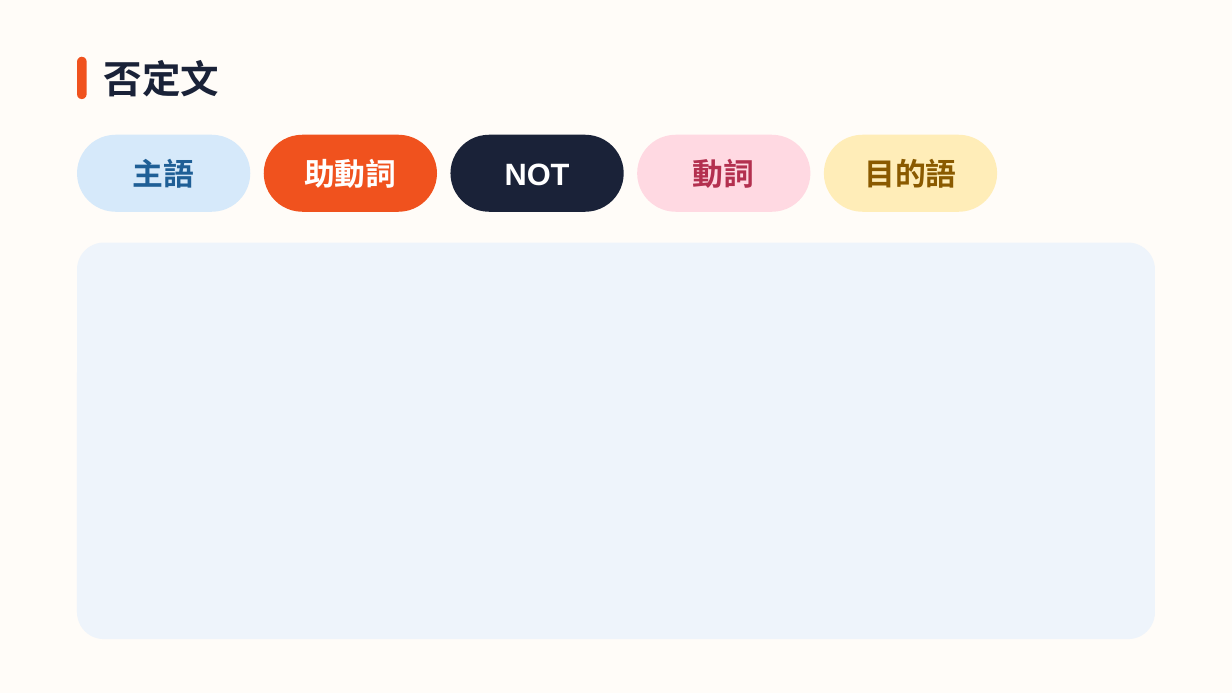
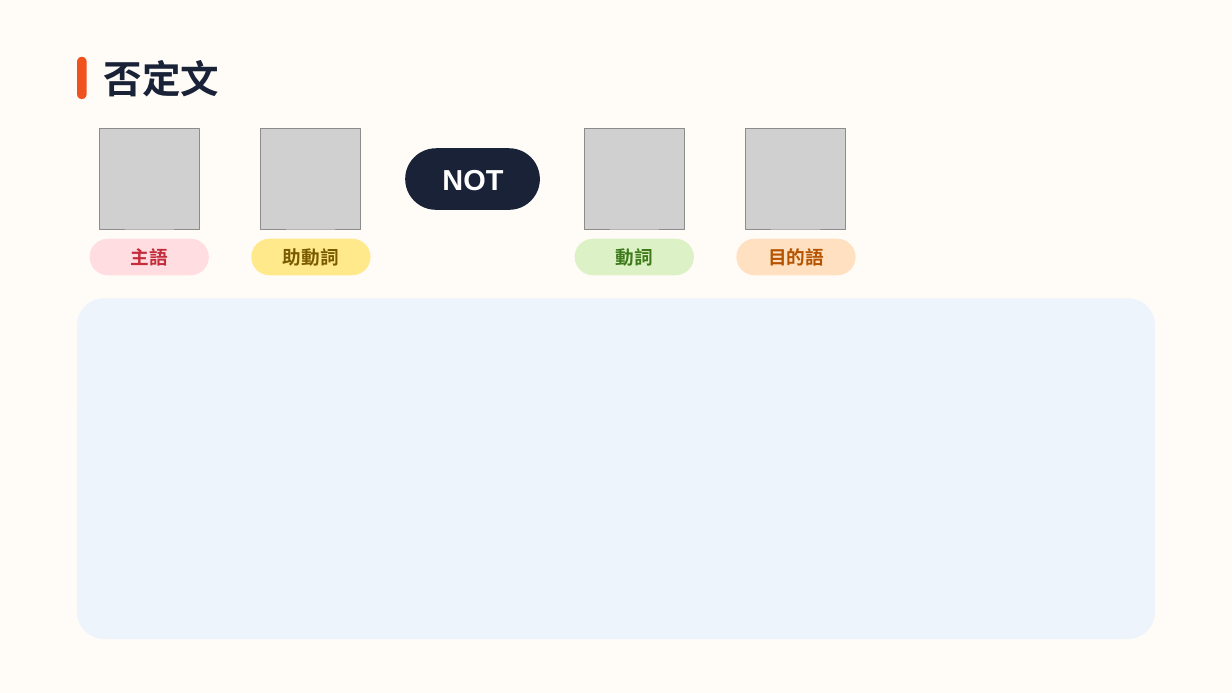
Before and after one commit to hinakajisaki-dev/hina-english, a slide deck: slide 7 of matome/sentence-structure/sentence-structure.pptx. Drawn at 1232x693 pixels with LibreOffice and Linux fonts; fonts in the diff are those of the drawing; grey boxes stand for pictures. Boxes give left, top, right and bottom in pixels: in the first picture for what was removed or moved away, otherwise in the second. Text is boxed around its words. In the diff, an @@ line names an element or a change of style, - is before the commit and + after.

```diff
--- a/matome/sentence-structure/sentence-structure.pptx
+++ b/matome/sentence-structure/sentence-structure.pptx
@@ rounded rectangle removed at [77,135,250,212] @@
@@ picture added at [99,129,199,229] @@
@@ picture added at [261,129,360,229] @@
@@ rounded rectangle removed at [263,135,437,212] @@
@@ rounded rectangle: place and size @@
-rounded rectangle at [451,135,625,212]
+rounded rectangle at [406,148,541,210]
@@ picture added at [584,129,684,229] @@
@@ rounded rectangle removed at [638,135,811,212] @@
@@ picture added at [746,129,846,229] @@
@@ rounded rectangle removed at [824,135,998,212] @@
@@ text "NOT": place and size @@
-text "NOT" at [505,163,570,186]
+text "NOT" at [442,170,503,191]
@@ text "NOT" at [442,170,503,191]: size 24 to 22.5 pt @@
@@ rounded rectangle added at [90,238,209,275], fill #FFDDE0 @@
@@ rounded rectangle added at [251,238,371,275], fill #FFE98A @@
@@ rounded rectangle added at [575,238,694,275], fill #DDF1C6 @@
@@ rounded rectangle added at [737,238,856,275], fill #FFE0C0 @@
@@ text "主語": place and size @@
-text "主語" at [133,159,195,188]
+text "主語" at [131,248,168,266]
@@ text "主語" at [131,248,168,266]: size 24 to 14.5 pt, text colour #1F5F96 to #C42B3B @@
@@ text "助動詞": place and size @@
-text "助動詞" at [304,159,396,188]
+text "助動詞" at [283,248,339,266]
@@ text "助動詞" at [283,248,339,266]: size 24 to 14.5 pt, text colour #FFFFFF to #7A5A00 @@
@@ text "動詞": place and size @@
-text "動詞" at [693,159,755,188]
+text "動詞" at [616,248,653,266]
@@ text "動詞" at [616,248,653,266]: size 24 to 14.5 pt, text colour #B3304F to #3D7A1A @@
@@ text "目的語": place and size @@
-text "目的語" at [864,159,956,188]
+text "目的語" at [768,248,824,266]
@@ text "目的語" at [768,248,824,266]: size 24 to 14.5 pt, text colour #8A5A00 to #B65300 @@
@@ rounded rectangle: place and size @@
-rounded rectangle at [77,242,1155,639]
+rounded rectangle at [77,299,1155,640]
@@ rounded rectangle at [77,299,1155,640]: proportions changed @@
```
Also in this commit, not shown: 10 other slides changed, 8 other files.
